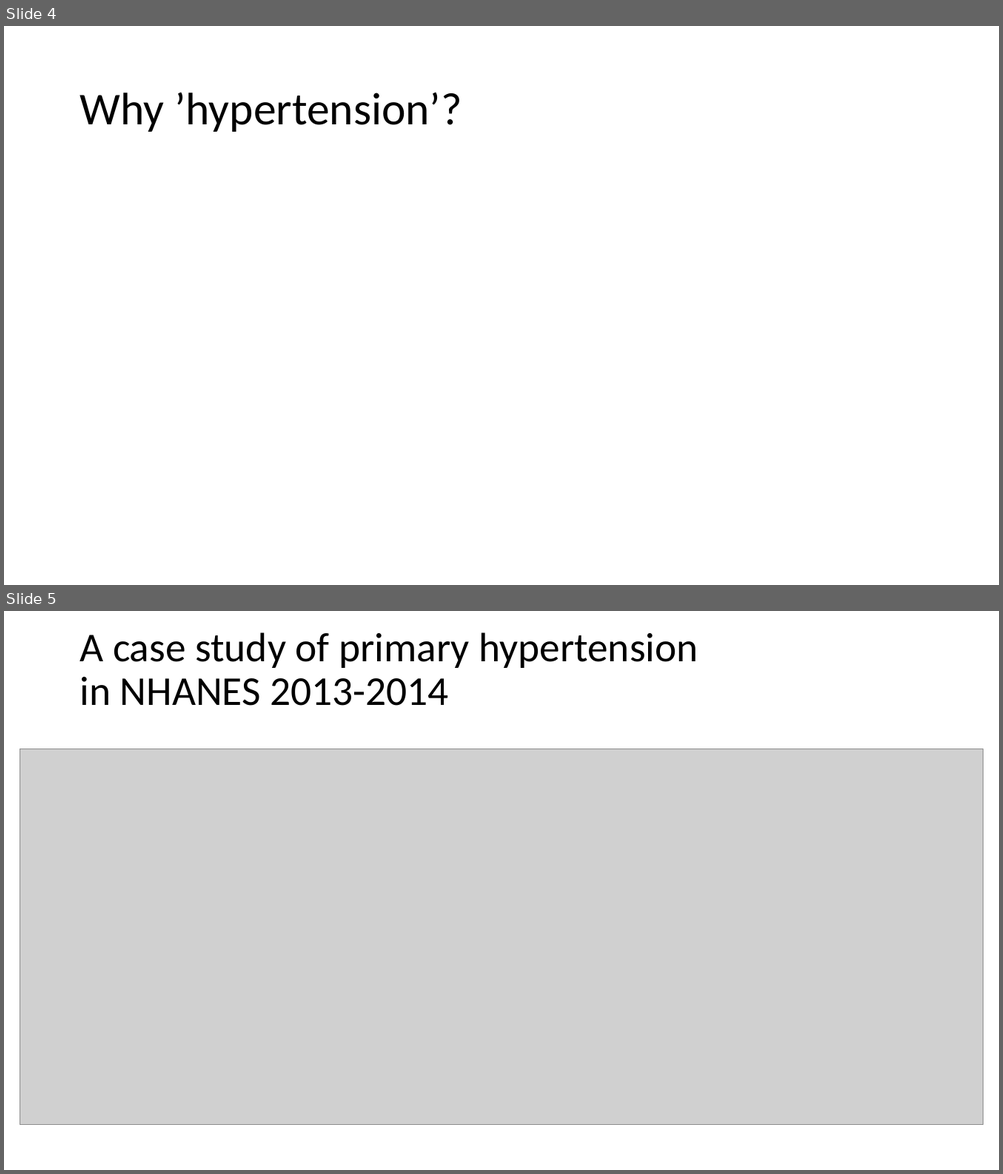
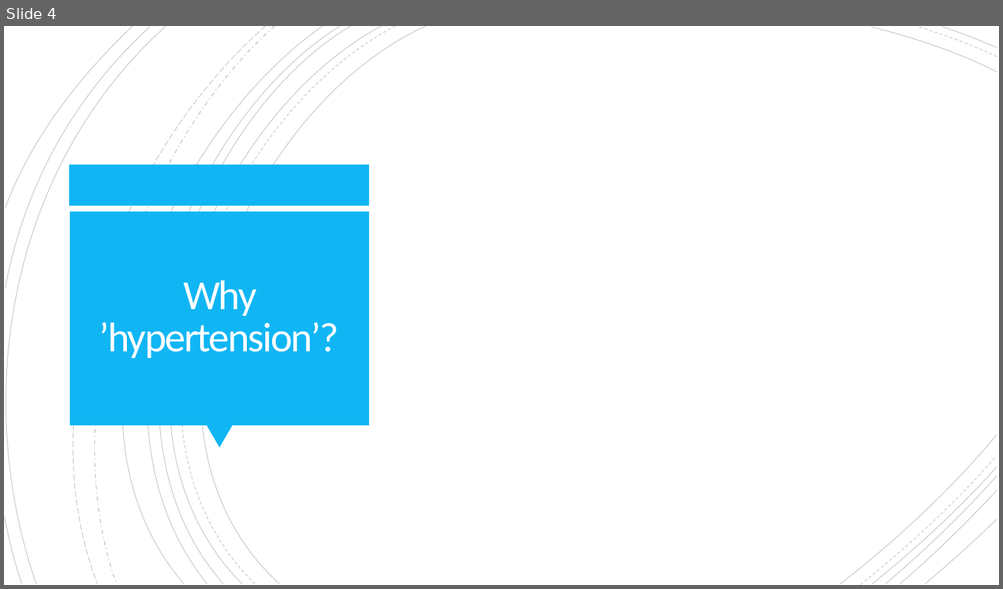
Before and after one commit to jleblond/NHANES_data_analytics, a slide deck: presentation.pptx. Shown one above the other, each under a label of ours: slides 4 and 5 before the commit, slide 4 after it. The pictures are 1003x1174 and 1003x589 pixels, drawn with LibreOffice and Linux fonts; fonts in the diff are those of the drawing; grey boxes stand for pictures. Boxes give left, top, right and bottom in pixels: in the first picture for what was removed or moved away, otherwise in the second. Text is boxed around its words. In the diff, an @@ line names an element or a change of style, - is before the commit and + after.

```diff
--- a/presentation.pptx
+++ b/presentation.pptx
@@ slide 5 removed at bbox=[4, 611, 999, 1170], background #FFFFFF @@
@@ title removed at bbox=[79, 632, 697, 706] @@
-A case study of primary hypertension
-in NHANES 2013-2014
@@ picture removed at bbox=[20, 749, 983, 1125] @@
@@ slide 4 changed as well @@
@@ group added at bbox=[4, 26, 997, 585]: 21 freeform shapes @@
@@ rectangle added at bbox=[70, 165, 370, 206], fill #10B6F4 @@
@@ rectangle added at bbox=[70, 212, 369, 426], fill #10B6F4 @@
@@ title "Why ’hypertension’?": place and size @@
-title "Why ’hypertension’?" at bbox=[79, 93, 462, 132]
+title "Why ’hypertension’?" at bbox=[99, 281, 339, 358]
@@ title "Why ’hypertension’?" at bbox=[99, 281, 339, 358]: size 44 to 40 pt, text colour #000000 to #FFFEFF, letter spacing 0 to -1.5 pt; alignment left to centre; line spacing 0.9 to 0.85 @@
@@ triangle added at bbox=[206, 426, 233, 449], fill #10B6F4 @@
```
Also in this commit, not shown: 3 other slides changed, 10 slides added, 5 other files.
